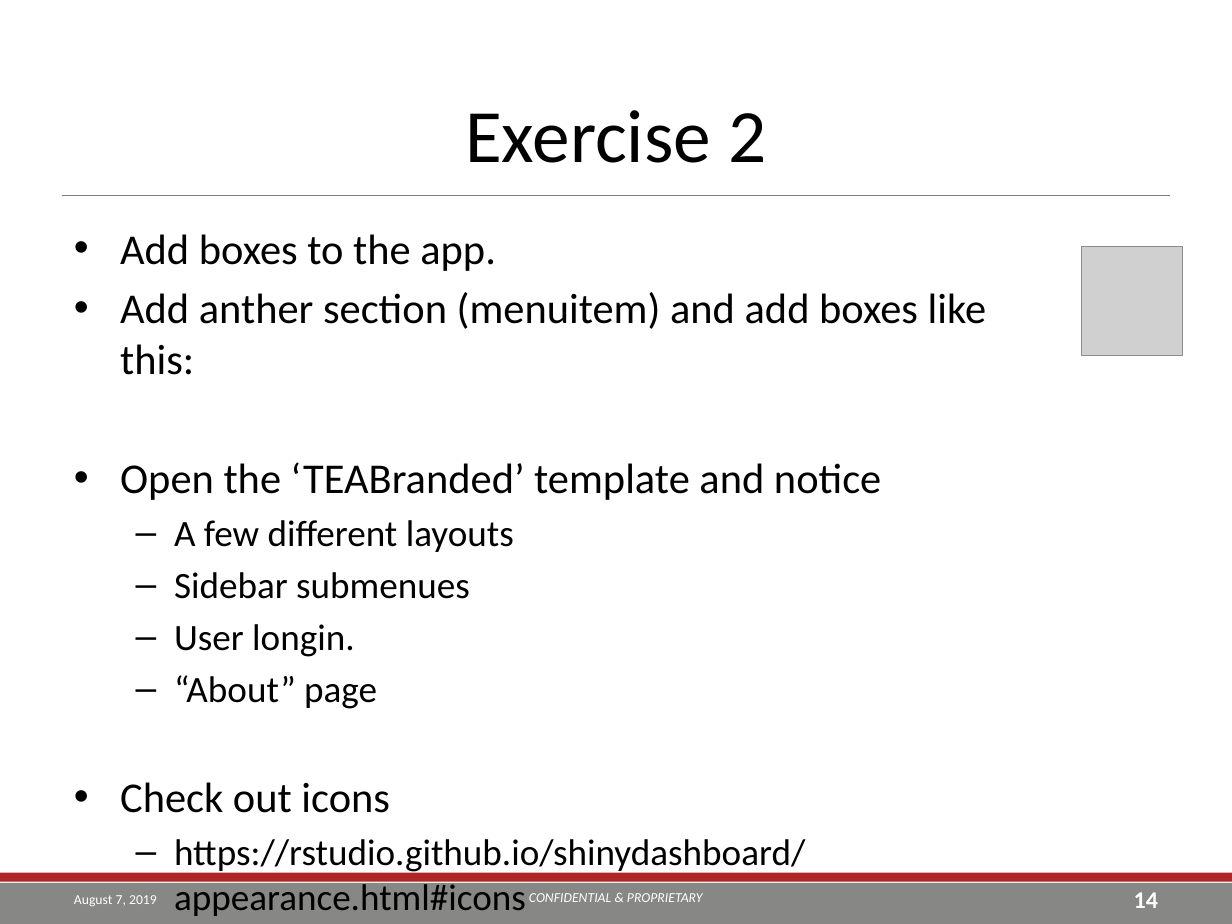
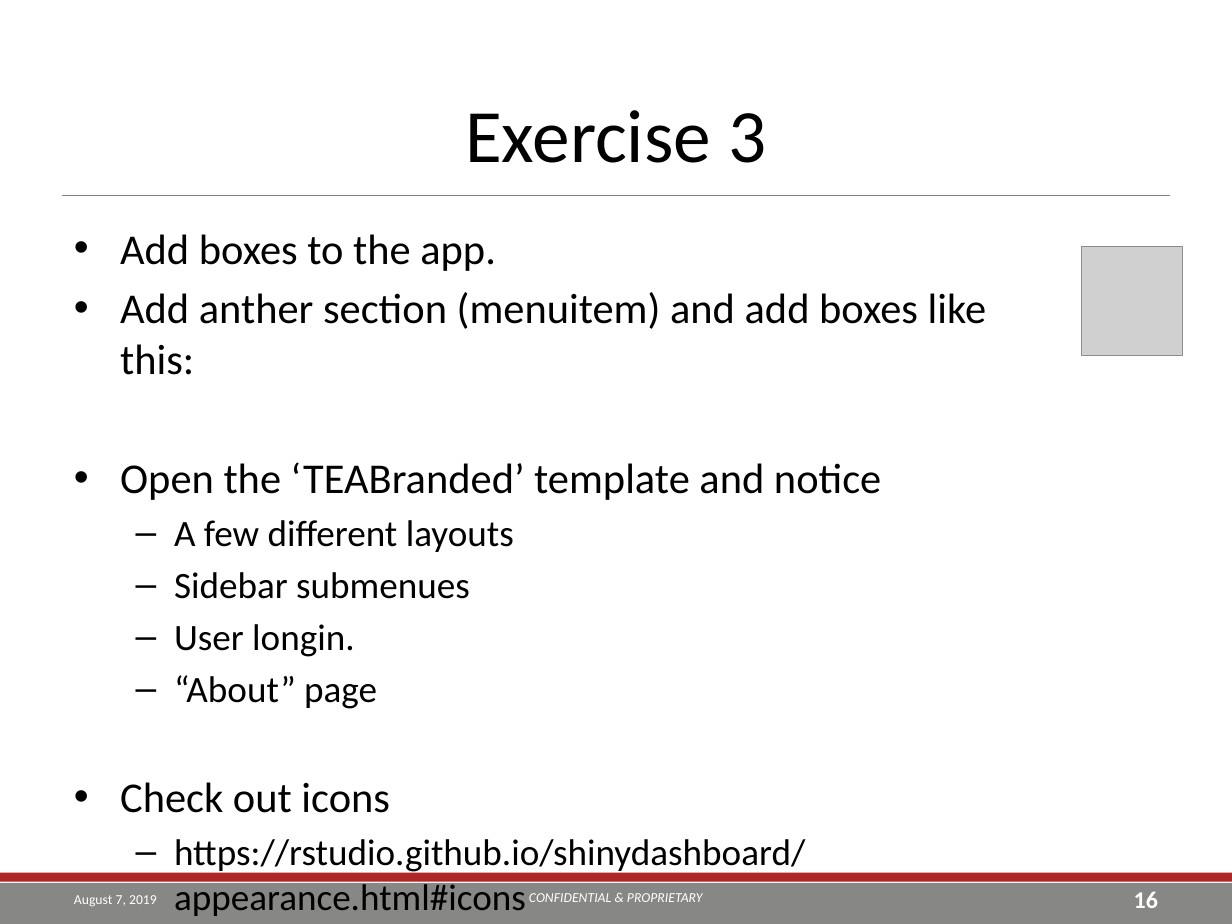
Before and after one commit to TEA-Analytics/ShinyWorkshop, a slide deck: slide 16 of Day 1.pptx (slide 14 before the commit). Drawn at 1232x924 pixels with LibreOffice and Linux fonts; fonts in the diff are those of the drawing; grey boxes stand for pictures; background and template pictures are left out. Boxes give left, top, right and bottom in pixels: in the first picture for what was removed or moved away, otherwise in the second. Text is boxed around its words. In the diff, an @@ line names an element or a change of style, - is before the commit and + after.

```diff
--- a/Day 1.pptx
+++ b/Day 1.pptx
@@ title at (465,110,766,163): text changed @@
-Exercise 2
+Exercise 3
@@ page number at (1134,891,1158,908): text changed @@
-14
+16
```
Also in this commit, not shown: 12 other slides changed, 14 slides added, 6 other files.
